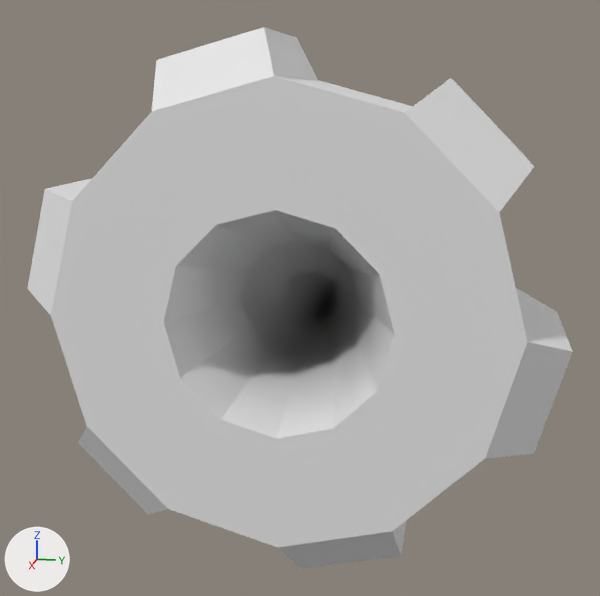
The FBX model Assets/FBX/GM_Vechicles/magnet/wheel2.fbx: old version first, new version second.
Camera for both pictures: a 50 mm lens placed at (2.549, 0.454, 0.571), pointed at (0.285, 0.001, 0.005). The lights are fixed; the arrows at lower left show +X, +Y and +Z. The picture after the commit comes second. Where no turn or scale is listed for an object, it has been applied to the vertices.

Script lines for the objects in view, before the commit:
```python
me_circle_020 = bpy.data.meshes.new('Circle.020')
me_circle_020.from_pydata(...)  # 96 vertices, 86 faces; spans x 0.002..0.588, y -0.728..0.728, z -0.728..0.728
ob_magnet_wheel = bpy.data.objects.new('magnet_wheel', me_circle_020)
ob_magnet_wheel.location = (0.0, 0.0, 0.0)
```
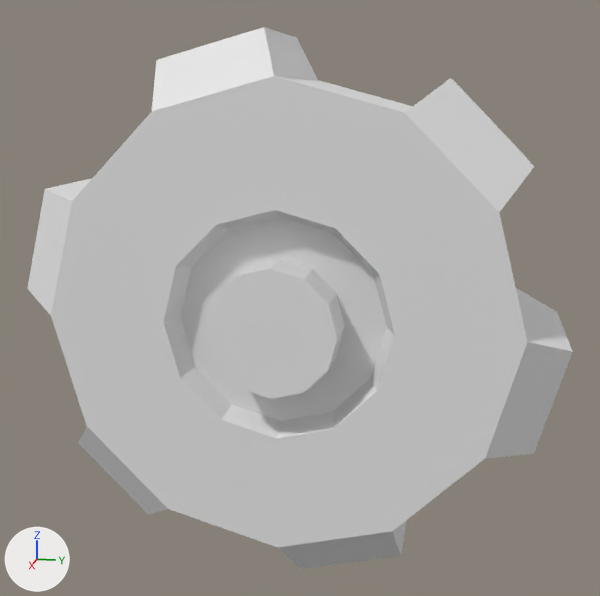
The change, as a diff of the scene's bpy script:
```diff
--- a/Assets/FBX/GM_Vechicles/magnet/wheel2.fbx.py
+++ b/Assets/FBX/GM_Vechicles/magnet/wheel2.fbx.py
@@ me_circle_020 @@
 # used by ob_magnet_wheel; location = (0.0, 0.0, 0.0)
-me_circle_020.from_pydata(...)  # 96 vertices, 86 faces; spans x 0.002..0.588, y -0.728..0.728, z -0.728..0.728
+me_circle_020.from_pydata(...)  # 156 vertices, 134 faces; spans x -0.077..0.65, y -0.728..0.728, z -0.728..0.728
+# me_circle_020 part 1: a new loose piece of 36 vertices spanning x 0.529..0.65, y -0.376..0.376, z -0.376..0.376
+# me_circle_020 part 2
+# 2 faces are deleted
+# 12 vertices in x 0.295, y -0.175..0.175, z -0.175..0.175 move by (0.004, 0.0, 0.0)
+# 12 vertices move from x 0.19, y -0.273..0.273, z -0.273..0.273 to x 0.044, y -0.376..0.376, z -0.376..0.376
+# 12 vertices are added at x -0.077, y -0.166..0.166, z -0.166..0.166
+# 12 new vertices lie (0.121, 0.0, 0.0) away from vertices in x -0.077, y -0.166..0.166, z -0.166..0.166
+# 25 new faces join them
```

Where the change shows, as pixel boxes (x1, y1, x2, y2) in the pictures (600 x 596 px):
part 1 of me_circle_020, added
    after: (180, 217, 387, 421)
part 2 of me_circle_020, built on
    both: (164, 210, 395, 438)
